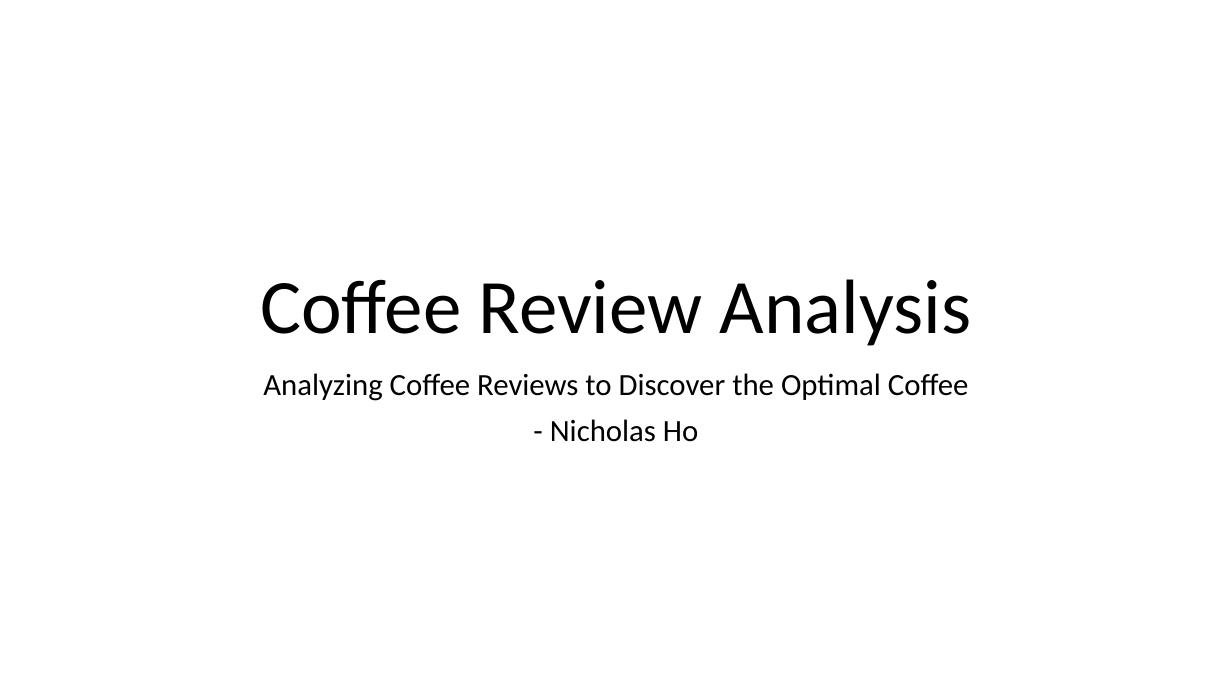
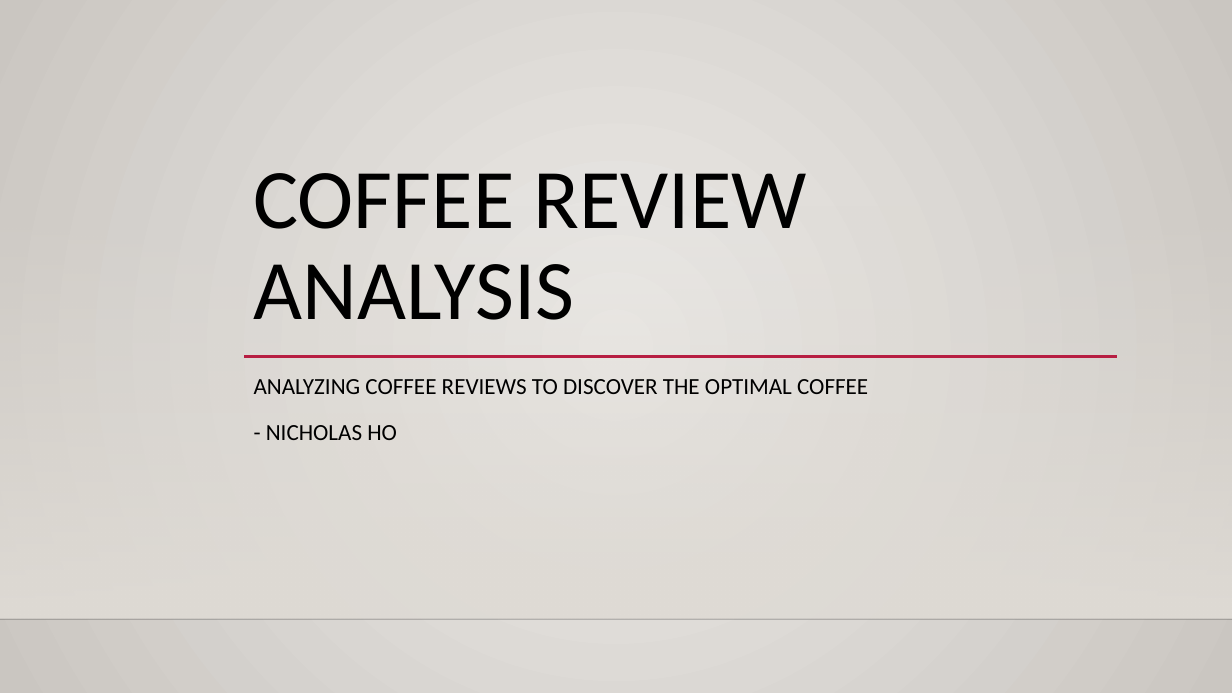
Before and after one commit to DATA-606-SPRING-2023-TUE/nicholas_data606, a slide deck: slide 1 of docs/Project_Presentation.pptx. Drawn at 1232x693 pixels with LibreOffice and Linux fonts; fonts in the diff are those of the drawing; background and template pictures are left out. Boxes give left, top, right and bottom in pixels: in the first picture for what was removed or moved away, otherwise in the second. Text is boxed around its words. In the diff, an @@ line names an element or a change of style, - is before the commit and + after.

```diff
--- a/docs/Project_Presentation.pptx
+++ b/docs/Project_Presentation.pptx
@@ background #FFFFFF to gradient #ECEAE7 to #CAC7C1 @@
@@ title at (254, 173, 807, 320): text changed; size 60 to 66 pt @@
-Coffee Review Analysis
+COFFEE REVIEW ANALYSIS
@@ rectangle added at (0, 204, 1232, 619), fill gradient #DFDBD5 @@
@@ line added from (244, 357) to (1117, 357), #B71E42 2.5 pt @@
@@ subtitle at (254, 379, 868, 440): text changed; size 24 to 18 pt @@
-Analyzing Coffee Reviews to Discover the Optimal Coffee
-- Nicholas Ho
+ANALYZING COFFEE REVIEWS TO DISCOVER THE OPTIMAL COFFEE
+- NICHOLAS HO
@@ line added from (0, 619) to (1232, 619), #000001 1 pt @@
```
Also in this commit, not shown: 3 other slides changed, 9 slides added, 5 slides removed.
